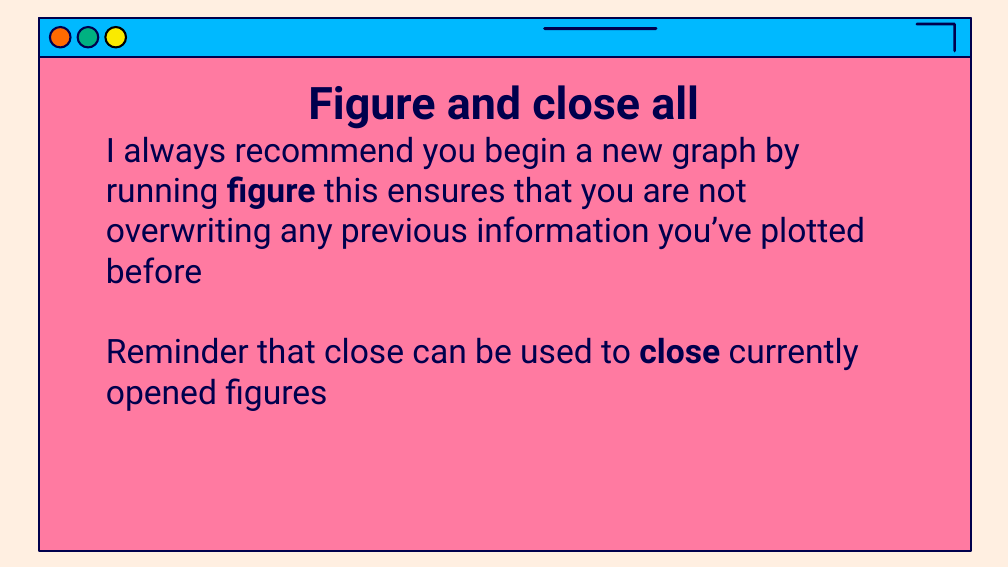
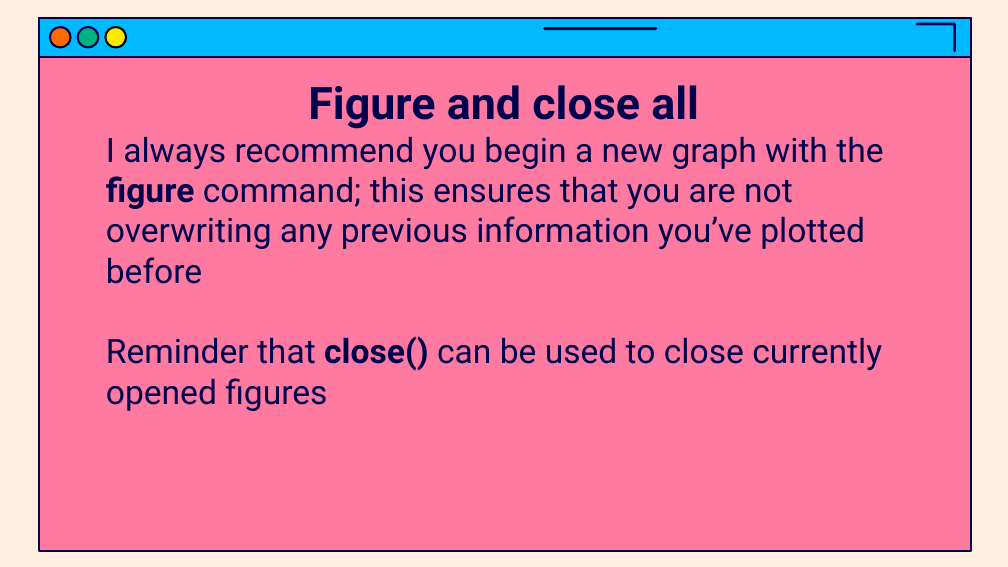
Before and after one commit to jasondsc/MATDRAB2MATFAB, a slide deck: slide 33 of slides/MATLAB_class_4.pptx (slide 30 before the commit). Drawn at 1008x567 pixels with LibreOffice and Linux fonts; fonts in the diff are those of the drawing. Boxes give left, top, right and bottom in pixels: in the first picture for what was removed or moved away, otherwise in the second. Text is boxed around its words. In the diff, an @@ line names an element or a change of style, - is before the commit and + after.

```diff
--- a/slides/MATLAB_class_4.pptx
+++ b/slides/MATLAB_class_4.pptx
@@ text at (106, 136, 883, 411): text changed @@
-I always recommend you begin a new graph by running figure this ensures that you are not overwriting any previous information you’ve plotted before
-Reminder that close can be used to close currently opened figures
+I always recommend you begin a new graph with the figure command; this ensures that you are not overwriting any previous information you’ve plotted before
+Reminder that close() can be used to close currently opened figures
```
Also in this commit, not shown: 4 other slides changed, 3 slides added, 11 other files.
